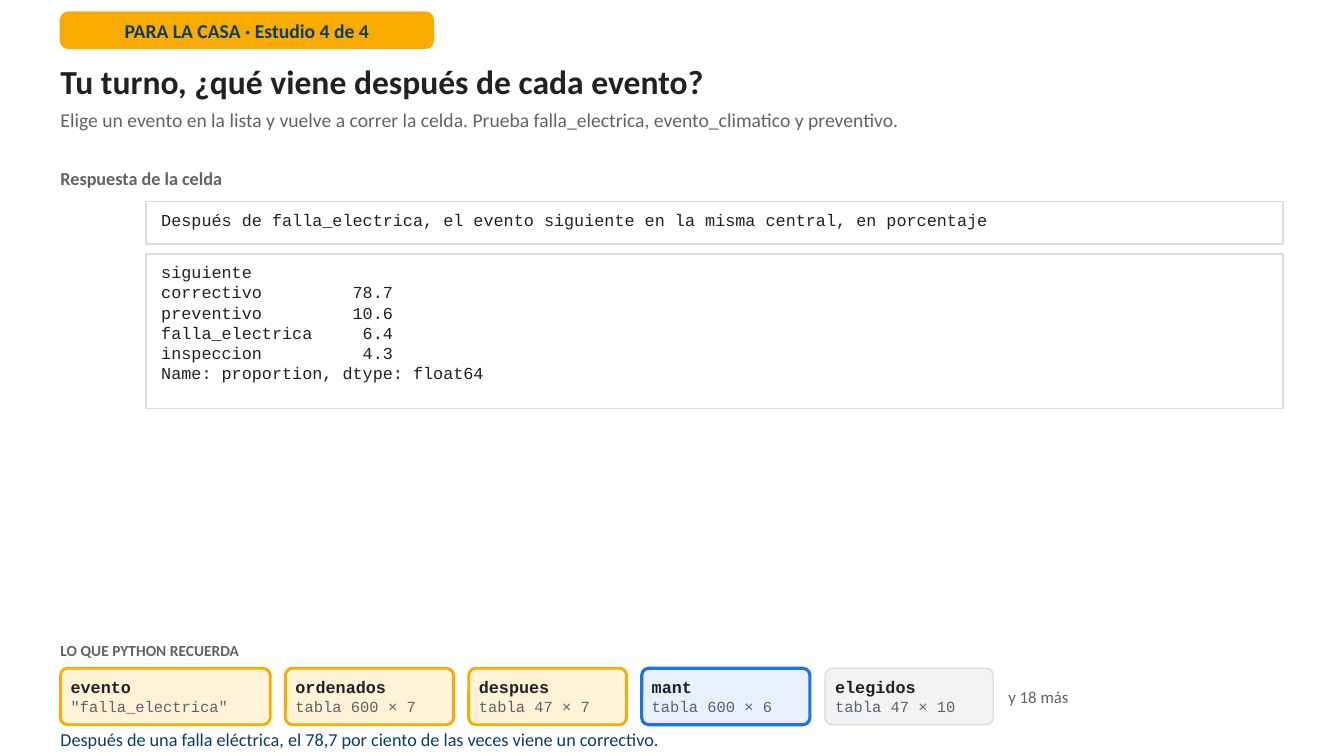
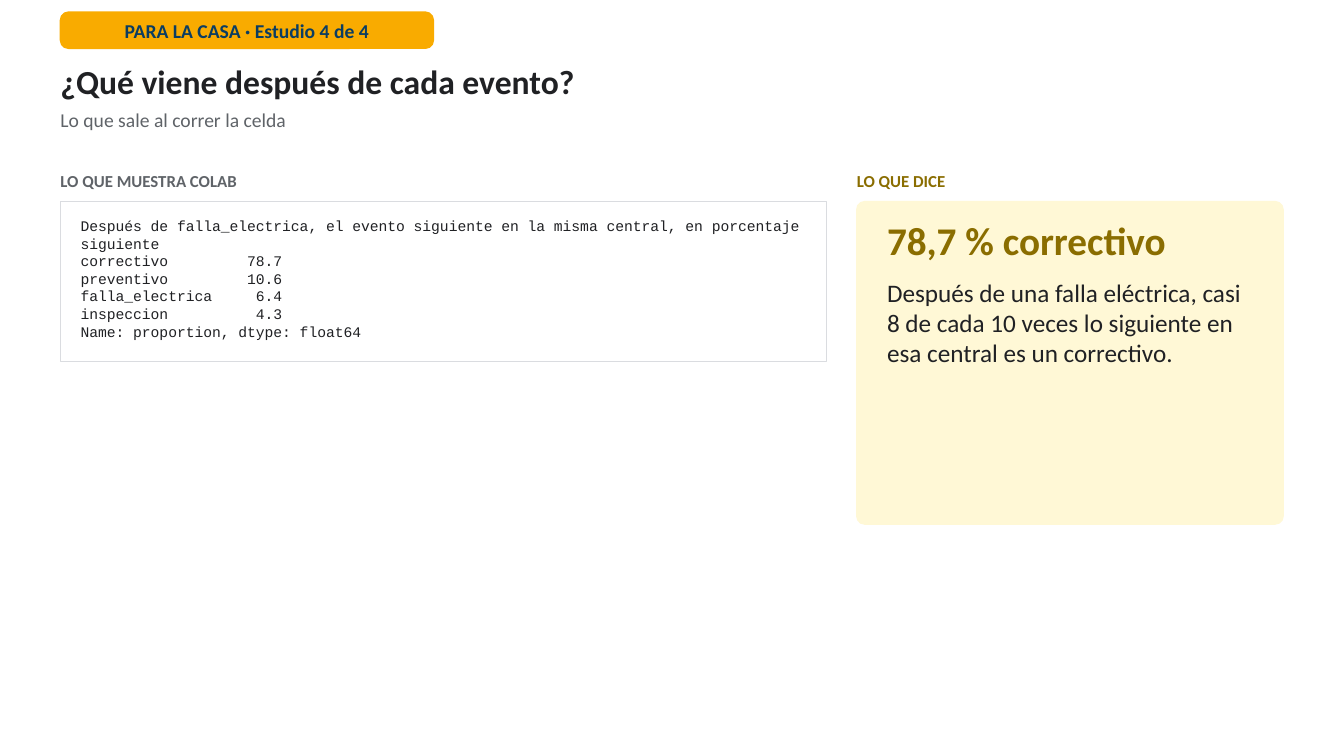
Before and after one commit to RodrigoMSB/curso-python-minergia, a slide deck: slide 42 of presentaciones/Simulador_Lab04_guiado.pptx (slide 68 before the commit). Drawn at 1344x756 pixels with LibreOffice and Linux fonts; fonts in the diff are those of the drawing. Boxes give left, top, right and bottom in pixels: in the first picture for what was removed or moved away, otherwise in the second. Text is boxed around its words. In the diff, an @@ line names an element or a change of style, - is before the commit and + after.

```diff
--- a/presentaciones/Simulador_Lab04_guiado.pptx
+++ b/presentaciones/Simulador_Lab04_guiado.pptx
@@ text at (x1=60, y1=70, x2=574, y2=100): text changed @@
-Tu turno, ¿qué viene después de cada evento?
+¿Qué viene después de cada evento?
@@ text at (x1=60, y1=113, x2=286, y2=130): text changed @@
-Elige un evento en la lista y vuelve a correr la celda. Prueba falla_electrica, evento_climatico y preventivo.
+Lo que sale al correr la celda
@@ text at (x1=60, y1=176, x2=237, y2=189): text changed; size 13 to 12 pt @@
-Respuesta de la celda
+LO QUE MUESTRA COLAB
@@ text added at (x1=857, y1=176, x2=945, y2=189), 12 pt, text #8A6D00, bold @@
+LO QUE DICE
@@ rectangle resized from (x1=146, y1=254, x2=1284, y2=408) to (x1=60, y1=202, x2=827, y2=362) @@
@@ rectangle removed at (x1=146, y1=202, x2=1284, y2=244) @@
@@ rounded rectangle added at (x1=857, y1=202, x2=1284, y2=524), fill #FFF8D6, outline #FFF8D6 1 pt @@
@@ text at (x1=81, y1=220, x2=800, y2=234): paragraph added @@
+Después de falla_electrica, el evento siguiente en la misma central, en porcentaje
@@ text at (x1=81, y1=238, x2=361, y2=340): size 12 to 10.5 pt in "siguiente", "correctivo 78.7", "preventivo 10.6", "falla_electrica 6.4" and 2 more places @@
@@ text "Después de falla_electrica, el evento ..." moved from (x1=161, y1=266, x2=484, y2=383) to (x1=81, y1=220, x2=800, y2=340) @@
@@ text removed at (x1=161, y1=214, x2=987, y2=230) @@
-Después de falla_electrica, el evento siguiente en la misma central, en porcentaje
@@ text added at (x1=887, y1=227, x2=1241, y2=362), 18 pt, text #202124 @@
+78,7 % correctivo
+Después de una falla eléctrica, casi 8 de cada 10 veces lo siguiente en esa central es un correctivo.
@@ text removed at (x1=60, y1=646, x2=239, y2=658) @@
-LO QUE PYTHON RECUERDA
@@ rounded rectangle removed at (x1=60, y1=668, x2=270, y2=725) @@
@@ text removed at (x1=71, y1=682, x2=228, y2=714) @@
-evento
-"falla_electrica"
@@ rounded rectangle removed at (x1=285, y1=668, x2=454, y2=725) @@
@@ text removed at (x1=295, y1=681, x2=416, y2=712) @@
-ordenados
-tabla 600 × 7
@@ rounded rectangle removed at (x1=469, y1=668, x2=627, y2=725) @@
@@ text removed at (x1=479, y1=681, x2=590, y2=712) @@
-despues
-tabla 47 × 7
@@ rounded rectangle removed at (x1=642, y1=668, x2=811, y2=725) @@
@@ text removed at (x1=652, y1=682, x2=772, y2=712) @@
-mant
-tabla 600 × 6
@@ rounded rectangle removed at (x1=826, y1=668, x2=994, y2=725) @@
@@ text removed at (x1=835, y1=681, x2=956, y2=712) @@
-elegidos
-tabla 47 × 10
@@ text removed at (x1=1008, y1=691, x2=1069, y2=706) @@
-y 18 más
@@ text removed at (x1=60, y1=733, x2=659, y2=749) @@
-Después de una falla eléctrica, el 78,7 por ciento de las veces viene un correctivo.
```
Also in this commit, not shown: 29 other slides changed, 14 slides added, 45 slides removed.
